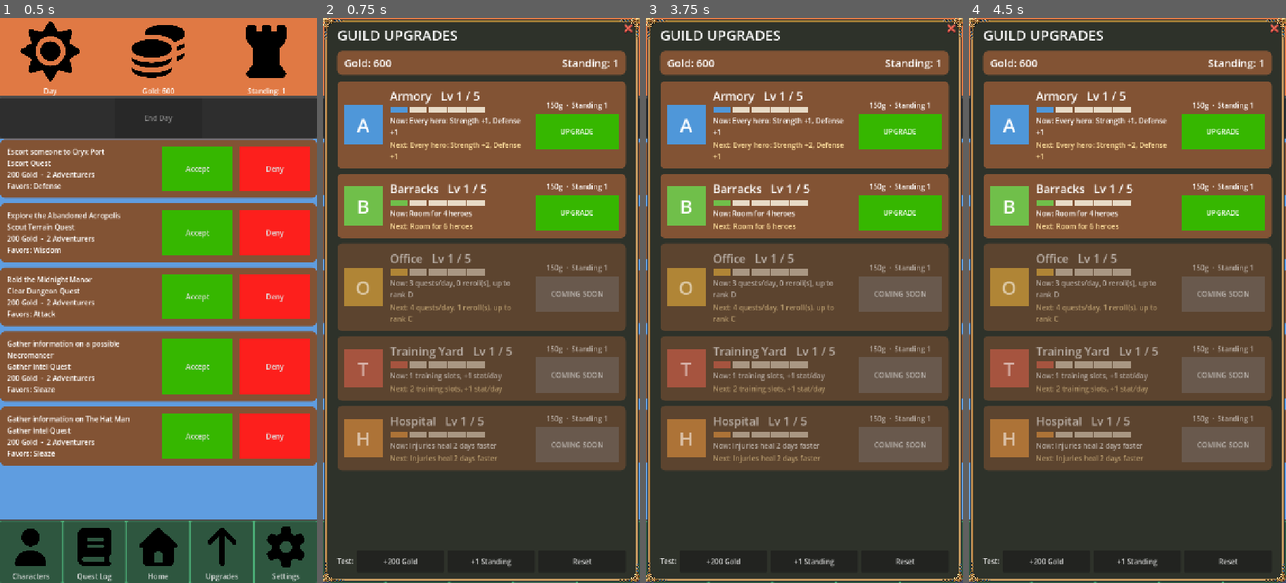
Above: before the commit, frames 1-4 (left to right).
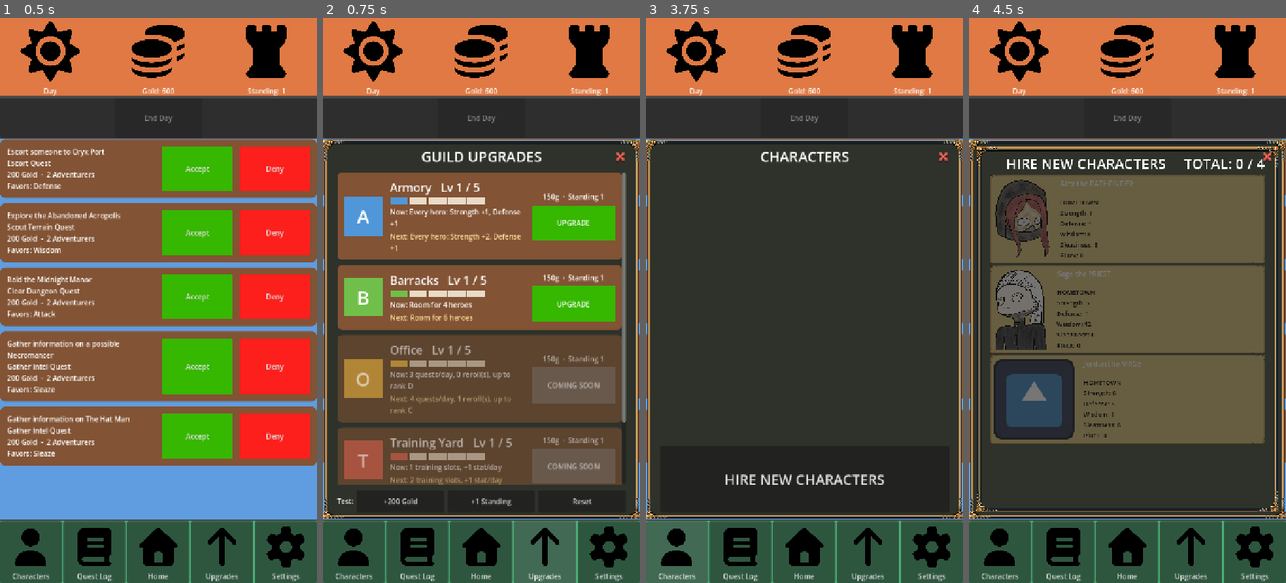
Above: after the commit, the same moments.

Repository: ActuallySanta/Fantasy-Guild-Manager
Game: Godot game, scene res://Scenes/UI/home_ui_prototype.tscn
Same seed, same stepped clock (60 frames per second), same inputs: the game is played once before the commit and once after it. The engine's default icon, where the game draws it, is replaced by a stand-in: a white triangle on a blue panel in a dark square.
Inputs (mouse positions are in pixels of both pictures, inside the frame that each line leads up to):
- Up to frame 1 (0.5 s): no input
- Up to frame 2 (0.75 s): click "Upgrades" at 0.5 s
- Up to frame 3 (3.75 s): click "Accept" at 1.25 s; click "Accept" at 2 s; click "Deny" at 2.75 s; click "Characters" at 3.5 s
- Up to frame 4 (4.5 s): click (1127, 481) at 4.25 s, where only the run after the commit has a clickable "HIRE NEW CHARACTERS"

Frame 1 is identical in both runs. In frame 2, 67% of the frame differs, in the area x 0-100%, y 0-100%; in frame 3, 83%; in frame 4, 81%.

Commit message:
Gold + standing upgrade ui fix

Diff:
--- a/Globals/guild_upgrades.gd
+++ b/Globals/guild_upgrades.gd
@@ -318,12 +318,20 @@
 func open_page(from_button: Node = null) -> void:
 	if _page == null or not is_instance_valid(_page):
 		_page = load(UPGRADES_PAGE_PATH).instantiate()
-		var host: Node = get_tree().current_scene
-		if from_button != null and from_button.owner != null:
-			host = from_button.owner
-		host.add_child(_page)
+		_get_page_host(from_button).add_child(_page)
 	_page.move_to_front()
 	_page.show()
+
+
+## The page lives inside the home screen's "Content" panel (same spot as the
+## Characters page) so the top bar and nav bar stay visible. Falls back to the
+## scene root if no Content panel is found.
+func _get_page_host(from_button: Node) -> Node:
+	var root: Node = get_tree().current_scene
+	if from_button != null and from_button.owner != null:
+		root = from_button.owner
+	var content: Node = root.find_child("Content", true, false)
+	return content if content != null else root
 
 
 func close_page() -> void:
--- a/Scenes/UI/Upgrades/upgrades_page.tscn
+++ b/Scenes/UI/Upgrades/upgrades_page.tscn
@@ -10,17 +10,6 @@
 
 [sub_resource type="LabelSettings" id="LabelSettings_title"]
 font_size = 32
-
-[sub_resource type="StyleBoxFlat" id="StyleBoxFlat_wallet"]
-content_margin_left = 16.0
-content_margin_top = 10.0
-content_margin_right = 16.0
-content_margin_bottom = 10.0
-bg_color = Color(0.51, 0.32639998, 0.20399998, 1)
-corner_radius_top_left = 12
-corner_radius_top_right = 12
-corner_radius_bottom_right = 12
-corner_radius_bottom_left = 12
 
 [node name="Upgrades Page" type="Control" unique_id=1527011873]
 layout_mode = 3
@@ -57,7 +46,7 @@
 theme_override_constants/margin_left = 32
 theme_override_constants/margin_top = 16
 theme_override_constants/margin_right = 32
-theme_override_constants/margin_bottom = 24
+theme_override_constants/margin_bottom = 16
 
 [node name="VBoxContainer" type="VBoxContainer" parent="MarginContainer" unique_id=1519689040]
 layout_mode = 2
@@ -67,28 +56,7 @@
 layout_mode = 2
 text = "GUILD UPGRADES"
 label_settings = SubResource("LabelSettings_title")
-
-[node name="Wallet" type="PanelContainer" parent="MarginContainer/VBoxContainer" unique_id=2044371595]
-layout_mode = 2
-theme_override_styles/panel = SubResource("StyleBoxFlat_wallet")
-
-[node name="WalletRow" type="HBoxContainer" parent="MarginContainer/VBoxContainer/Wallet" unique_id=578673341]
-layout_mode = 2
-
-[node name="GoldLabel" type="Label" parent="MarginContainer/VBoxContainer/Wallet/WalletRow" unique_id=853730871]
-unique_name_in_owner = true
-layout_mode = 2
-size_flags_horizontal = 3
-theme_override_font_sizes/font_size = 24
-text = "Gold: 0"
-
-[node name="StandingLabel" type="Label" parent="MarginContainer/VBoxContainer/Wallet/WalletRow" unique_id=1731383630]
-unique_name_in_owner = true
-layout_mode = 2
-size_flags_horizontal = 3
-theme_override_font_sizes/font_size = 24
-text = "Standing: 0"
-horizontal_alignment = 2
+horizontal_alignment = 1
 
 [node name="ScrollContainer" type="ScrollContainer" parent="MarginContainer/VBoxContainer" unique_id=3602679]
 layout_mode = 2
@@ -138,10 +106,10 @@
 anchor_top = 0.0
 anchor_right = 1.0
 anchor_bottom = 0.0
-offset_left = -50.0
-offset_top = 0.0
-offset_right = 0.0
-offset_bottom = 50.0
+offset_left = -68.0
+offset_top = 16.0
+offset_right = -18.0
+offset_bottom = 66.0
 grow_horizontal = 0
 grow_vertical = 1
 pivot_offset = Vector2(25, 25)
--- a/Scripts/Upgrades/upgrades_page.gd
+++ b/Scripts/Upgrades/upgrades_page.gd
@@ -1,11 +1,10 @@
 ## Full-screen Guild Upgrades page, opened from the nav bar's Upgrades button
-## (GuildUpgrades.open_page). Shows the wallet and one UpgradeCard per building.
+## (GuildUpgrades.open_page). Shows one UpgradeCard per building. Gold and
+## standing are shown in the home screen's top bar, not on this page.
 extends Control
 
 const UPGRADE_CARD := preload("res://Scenes/UI/Upgrades/upgrade_card.tscn")
 
-@onready var gold_label: Label = %GoldLabel
-@onready var standing_label: Label = %StandingLabel
 @onready var card_list: VBoxContainer = %CardList
 @onready var debug_row: HBoxContainer = %DebugRow
 
@@ -35,8 +34,6 @@
 
 
 func refresh() -> void:
-	gold_label.text = "Gold: %d" % GuildUpgrades.gold
-	standing_label.text = "Standing: %d" % GuildUpgrades.standing
 	for card in _cards:
 		card.refresh()
 
